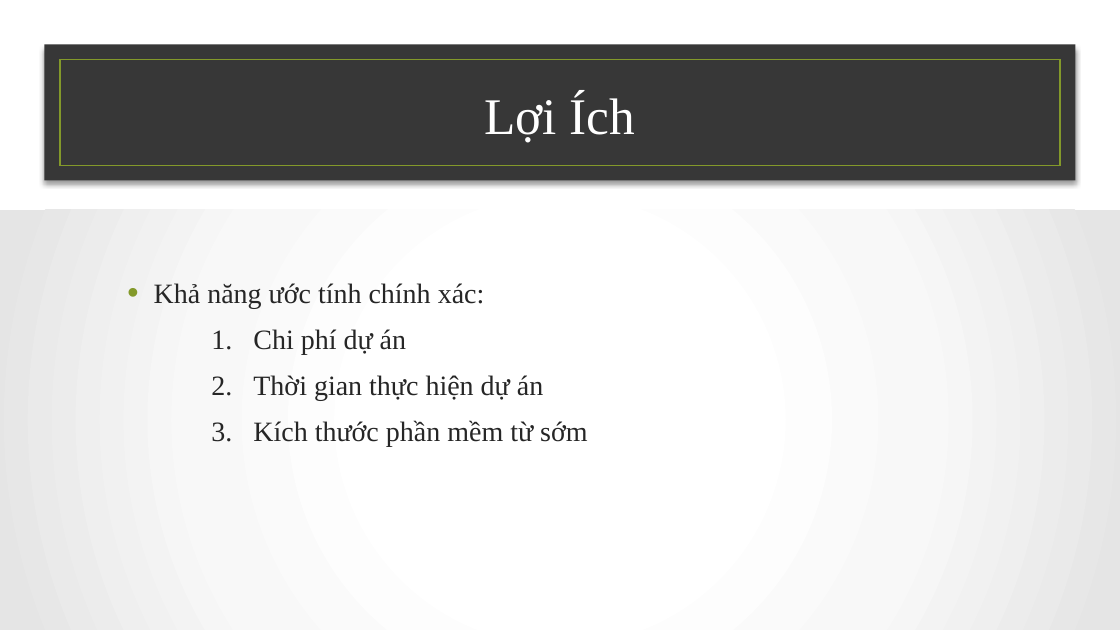
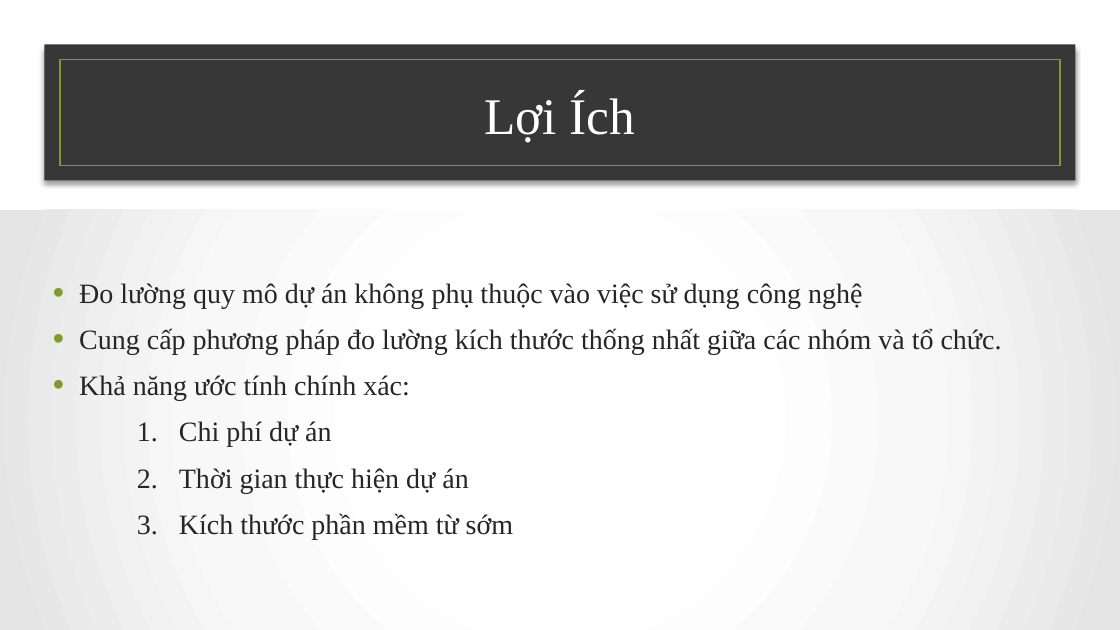
Before and after one commit to NamBang/CEMEM, a slide deck: slide 9 of Funciton-Point .pptx (slide 8 before the commit). Drawn at 1120x630 pixels with LibreOffice and Linux fonts; fonts in the diff are those of the drawing; background and template pictures are left out. Boxes give left, top, right and bottom in pixels: in the first picture for what was removed or moved away, otherwise in the second. Text is boxed around its words. In the diff, an @@ line names an element or a change of style, - is before the commit and + after.

```diff
--- a/Funciton-Point .pptx
+++ b/Funciton-Point .pptx
@@ text "Đo lường quy mô dự ...": place and size @@
-text "Đo lường quy mô dự ..." at <box>154,283,587,447</box>
+text "Đo lường quy mô dự ..." at <box>79,283,1002,539</box>
@@ text at <box>79,283,1002,355</box>: paragraphs added @@
+• Đo lường quy mô dự án không phụ thuộc vào việc sử dụng công nghệ
+• Cung cấp phương pháp đo lường kích thước thống nhất giữa các nhóm và tổ chức.
```
Also in this commit, not shown: 4 other slides changed, 1 slide added, 1 slide removed.
